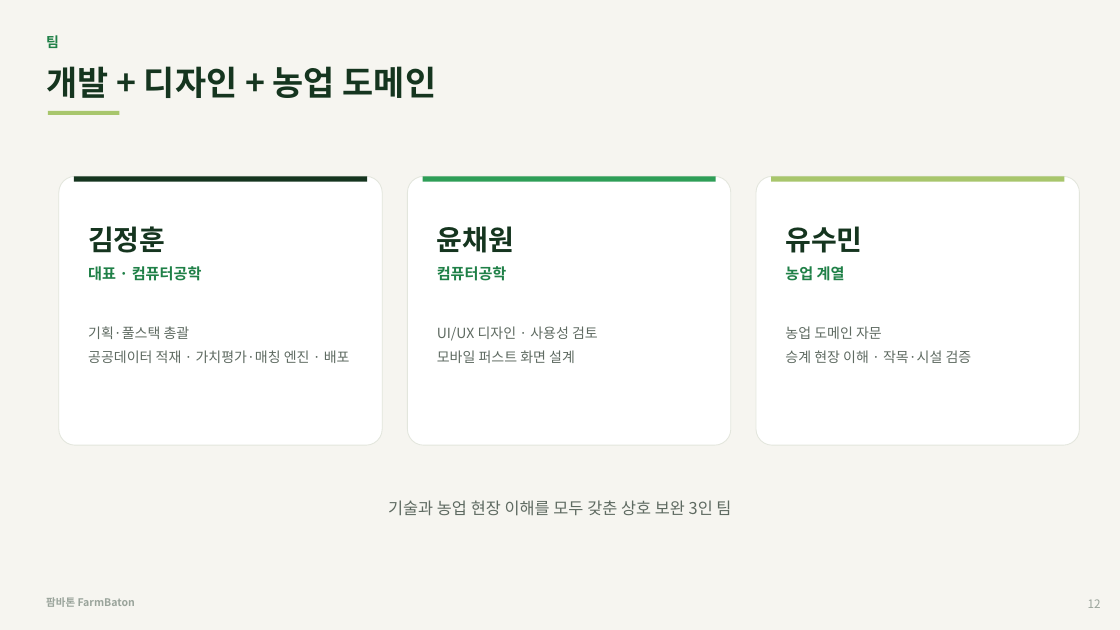
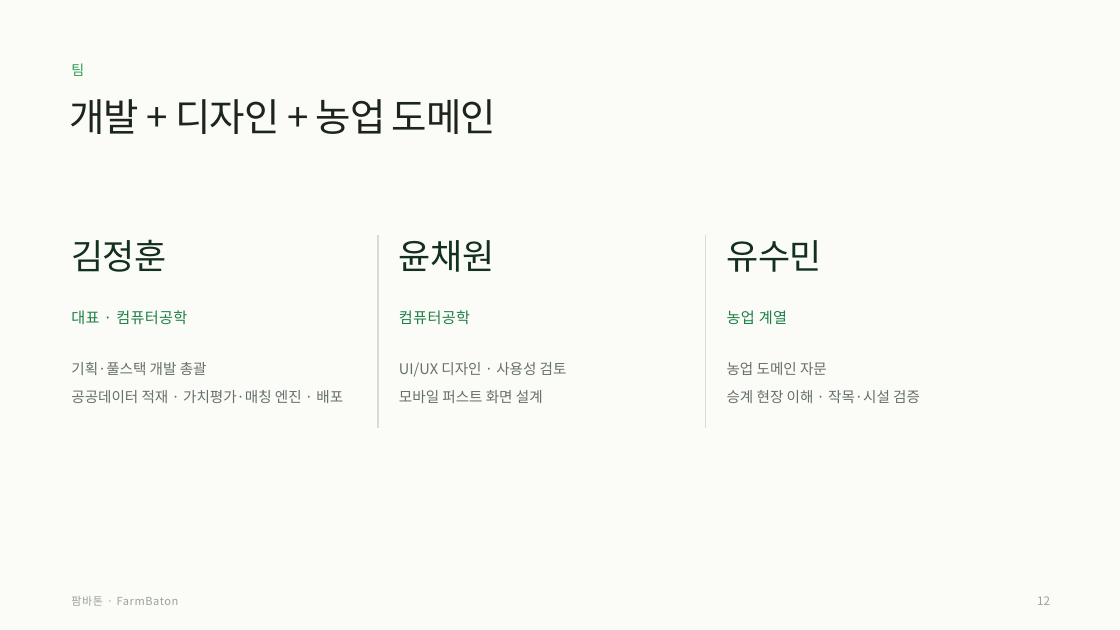
Before and after one commit to wjdgnsdl213/FarmBaton, a slide deck: slide 12 of docs/발표_슬라이드.pptx. Drawn at 1120x630 pixels with LibreOffice and Linux fonts; fonts in the diff are those of the drawing. Boxes give left, top, right and bottom in pixels: in the first picture for what was removed or moved away, otherwise in the second. Text is boxed around its words. In the diff, an @@ line names an element or a change of style, - is before the commit and + after.

```diff
--- a/docs/발표_슬라이드.pptx
+++ b/docs/발표_슬라이드.pptx
@@ rectangle at box(0, 0, 1120, 630): fill #F6F5F0 to #FBFBF8 @@
@@ text "개발 + 디자인 + 농업 ...": place and size @@
-text "개발 + 디자인 + 농업 ..." at box(46, 66, 436, 98)
+text "개발 + 디자인 + 농업 ..." at box(70, 99, 496, 134)
@@ text "개발 + 디자인 + 농업 ..." at box(70, 99, 496, 134): size 29 to 33 pt, text colour #15351F to #1B241D, letter spacing 0 to -1 pt, bold off; line spacing 1.12 to 1.08 @@
@@ text "팀": place and size @@
-text "팀" at box(46, 35, 59, 48)
+text "팀" at box(71, 63, 84, 76)
@@ text "팀" at box(71, 63, 84, 76): text colour #1F8047 to #2E9E57, letter spacing 0 to 2.5 pt, bold off; line spacing 1.12 to 1.08 @@
@@ rectangle removed at box(48, 111, 119, 115) @@
@@ rounded rectangle removed at box(59, 176, 382, 445) @@
@@ rectangle removed at box(74, 176, 367, 181) @@
@@ rounded rectangle removed at box(408, 176, 731, 445) @@
@@ rectangle removed at box(423, 176, 716, 181) @@
@@ rounded rectangle removed at box(756, 176, 1080, 445) @@
@@ rectangle removed at box(771, 176, 1065, 181) @@
@@ text added at box(71, 239, 166, 272), 30 pt, text #13301C @@
+김정훈
@@ elbow line added from (378, 235) to (378, 429), #D8DCD2 1 pt @@
@@ elbow line added from (706, 235) to (706, 429), #D8DCD2 1 pt @@
@@ text added at box(399, 240, 494, 272), 30 pt, text #13301C @@
+윤채원
@@ text added at box(727, 240, 822, 272), 30 pt, text #13301C @@
+유수민
@@ text added at box(71, 310, 187, 324), 13 pt, text #1F8047 @@
+대표 · 컴퓨터공학
@@ text added at box(399, 310, 470, 325), 13 pt, text #1F8047 @@
+컴퓨터공학
@@ text added at box(727, 310, 787, 325), 13 pt, text #1F8047 @@
+농업 계열
@@ text at box(71, 362, 343, 403): text changed; size 12 to 12.5 pt; text colour #5E6A61 to #66706A @@
-김정훈
-대표 · 컴퓨터공학
-기획·풀스택 총괄
-공공데이터 적재 · 가치평가·매칭 엔진 · 배포
+기획·풀스택 개발 총괄
+공공데이터 적재 · 가치평가·매칭 엔진 · 배포
@@ text at box(399, 362, 567, 403): text changed; size 12 to 12.5 pt; text colour #5E6A61 to #66706A @@
-윤채원
-컴퓨터공학
-UI/UX 디자인 · 사용성 검토
-모바일 퍼스트 화면 설계
+UI/UX 디자인 · 사용성 검토
+모바일 퍼스트 화면 설계
@@ text at box(727, 362, 920, 403): text changed; size 12 to 12.5 pt; text colour #5E6A61 to #66706A @@
-유수민
-농업 계열
-농업 도메인 자문
-승계 현장 이해 · 작목·시설 검증
+농업 도메인 자문
+승계 현장 이해 · 작목·시설 검증
@@ text removed at box(388, 500, 731, 516) @@
-기술과 농업 현장 이해를 모두 갖춘 상호 보완 3인 팀
@@ text at box(71, 596, 179, 606): text changed; size 9 to 9.5 pt; bold off @@
-팜바톤 FarmBaton
+팜바톤 · FarmBaton
@@ text "12": place and size @@
-text "12" at box(1088, 599, 1101, 608)
+text "12" at box(1037, 596, 1050, 605)
@@ text "12" at box(1037, 596, 1050, 605): line spacing 1.12 to 1.08 @@
```
Also in this commit, not shown: 11 other slides changed, 6 other files.
